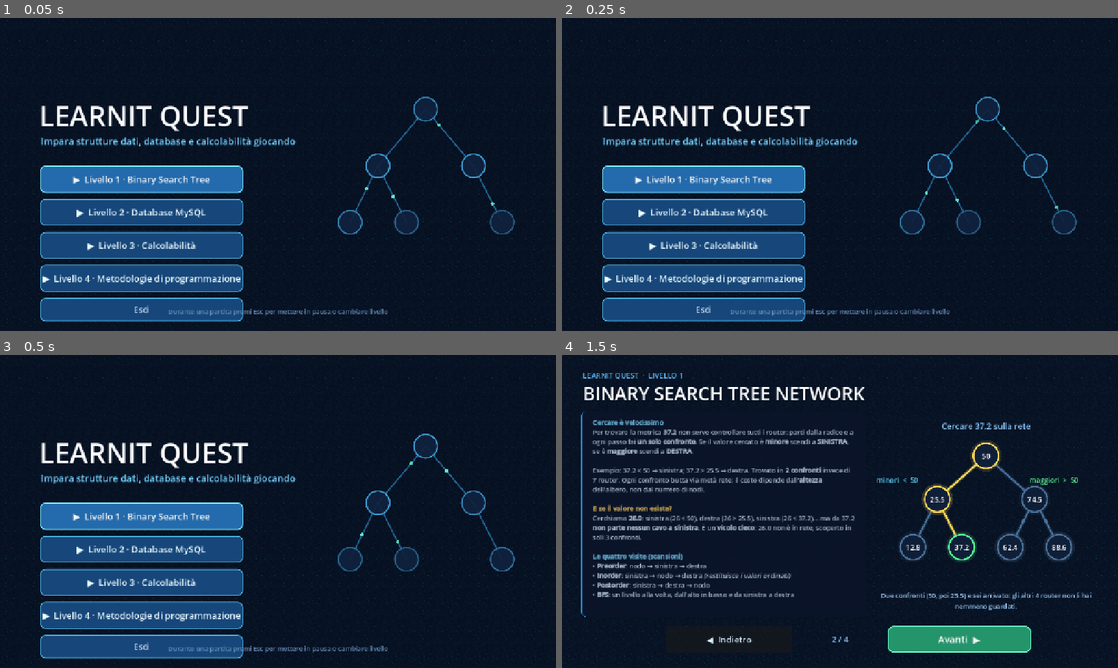
Above: before the commit, frames 1-4 (two rows, left to right).
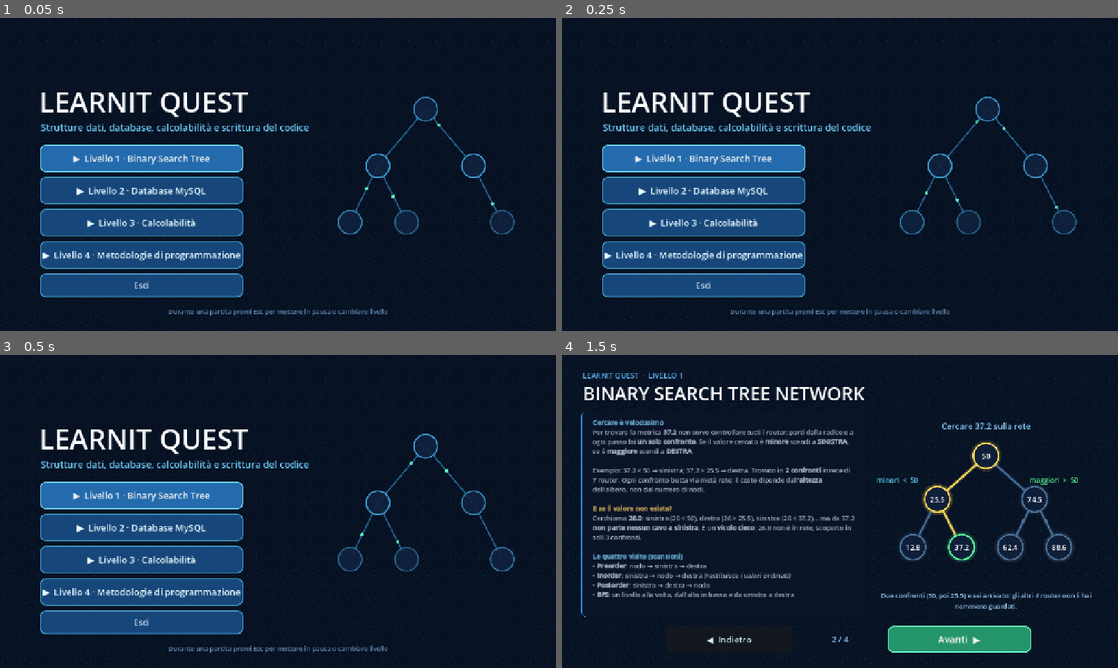
Above: after the commit, the same moments.

Repository: Radux04/LearnIT-Quest
Game: Godot game, scene res://scenes/main_menu.tscn
Two runs of this game, one before a commit and one after it. Both use one fixed random seed, a clock stepped at 60 frames per second and the inputs below.
Inputs:
- Up to frame 1 (0.05 s): no input
- Up to frame 2 (0.25 s): no input
- Up to frame 3 (0.5 s): no input
- Up to frame 4 (1.5 s): click "▶ Livello 1 · Binary Search T…" at 0.5 s; click "Avanti ▶" at 1.25 s

The runs differ from the first frame. In frame 1, 19% of the frame differs, in the area x 7-56%, y 23-98%; in frame 2, 19%; in frame 3, 19%; in frame 4, nothing differs.

Commit message:
feat: menu 4 livelli

Diff:
--- a/scenes/level4.tscn
+++ b/scenes/level4.tscn
@@ -1,7 +1,7 @@
-[gd_scene load_steps=4 format=3]
-
-[ext_resource type="Script" path="res://scripts/scenes/Level4.gd" id="1_level4"]
-[ext_resource type="Texture2D" path="res://assets/generated/circuit_bg_frame_0.png" id="2_circuit"]
+[gd_scene load_steps=5 format=3 uid="uid://c1e13plrapqw0"]
+
+[ext_resource type="Script" uid="uid://d0p2igpuerk2f" path="res://scripts/scenes/Level4.gd" id="1_level4"]
+[ext_resource type="Texture2D" uid="uid://ba5x5y6v05mrb" path="res://assets/generated/circuit_bg_frame_0.png" id="2_circuit"]
 
 [sub_resource type="StyleBoxFlat" id="StyleBoxFlat_topbar"]
 bg_color = Color(0.043, 0.075, 0.145, 0.94)
--- a/scenes/main_menu.tscn
+++ b/scenes/main_menu.tscn
@@ -70,9 +70,9 @@
 [node name="Title" type="Label" parent="."]
 layout_mode = 1
 offset_left = 90.0
-offset_top = 180.0
+offset_top = 148.0
 offset_right = 760.0
-offset_bottom = 262.0
+offset_bottom = 230.0
 theme_override_colors/font_color = Color(1, 1, 1, 1)
 theme_override_colors/font_outline_color = Color(0, 0.05, 0.12, 1)
 theme_override_constants/outline_size = 10
@@ -82,20 +82,20 @@
 [node name="Subtitle" type="Label" parent="."]
 layout_mode = 1
 offset_left = 94.0
-offset_top = 268.0
-offset_right = 780.0
-offset_bottom = 300.0
+offset_top = 236.0
+offset_right = 800.0
+offset_bottom = 268.0
 theme_override_colors/font_color = Color(0.45, 0.82, 1, 1)
 theme_override_font_sizes/font_size = 22
-text = "Impara strutture dati, database e calcolabilità giocando"
+text = "Strutture dati, database, calcolabilità e scrittura del codice"
 
 [node name="Buttons" type="VBoxContainer" parent="."]
 layout_mode = 1
 offset_left = 92.0
-offset_top = 340.0
+offset_top = 292.0
 offset_right = 560.0
-offset_bottom = 640.0
-theme_override_constants/separation = 14
+offset_bottom = 656.0
+theme_override_constants/separation = 12
 
 [node name="PlayButton" type="Button" parent="Buttons"]
 custom_minimum_size = Vector2(468, 62)
Not shown, changed: README.md
Not shown, changed: docs/CREARE_UN_LIVELLO.md
